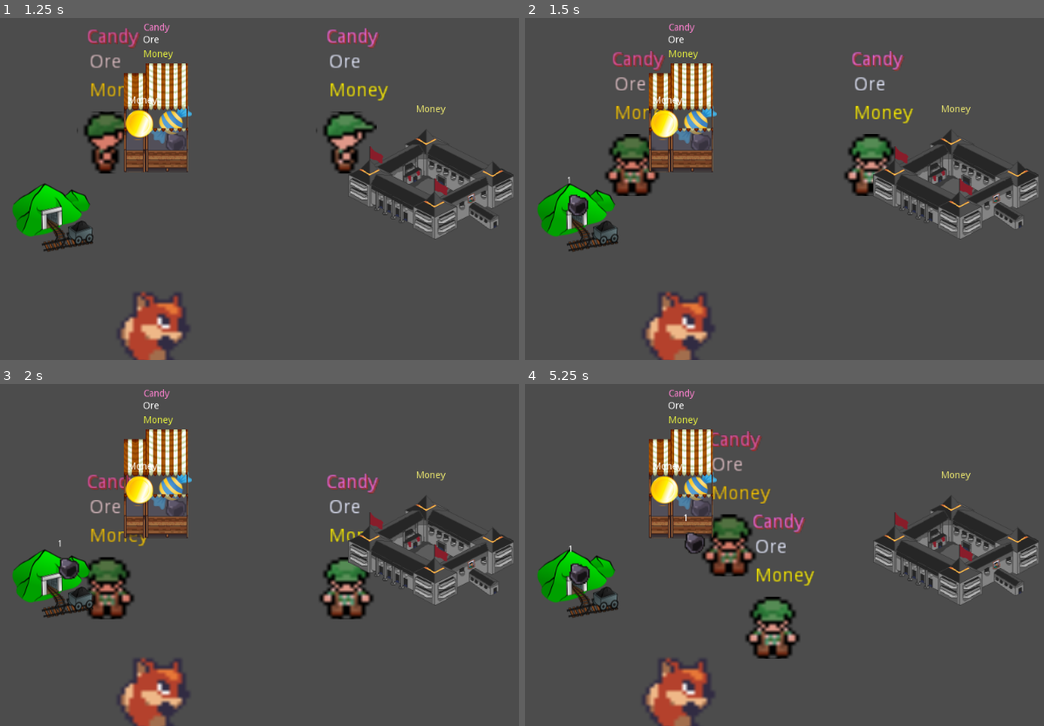
Above: before the commit, frames 1-4 (two rows, left to right).
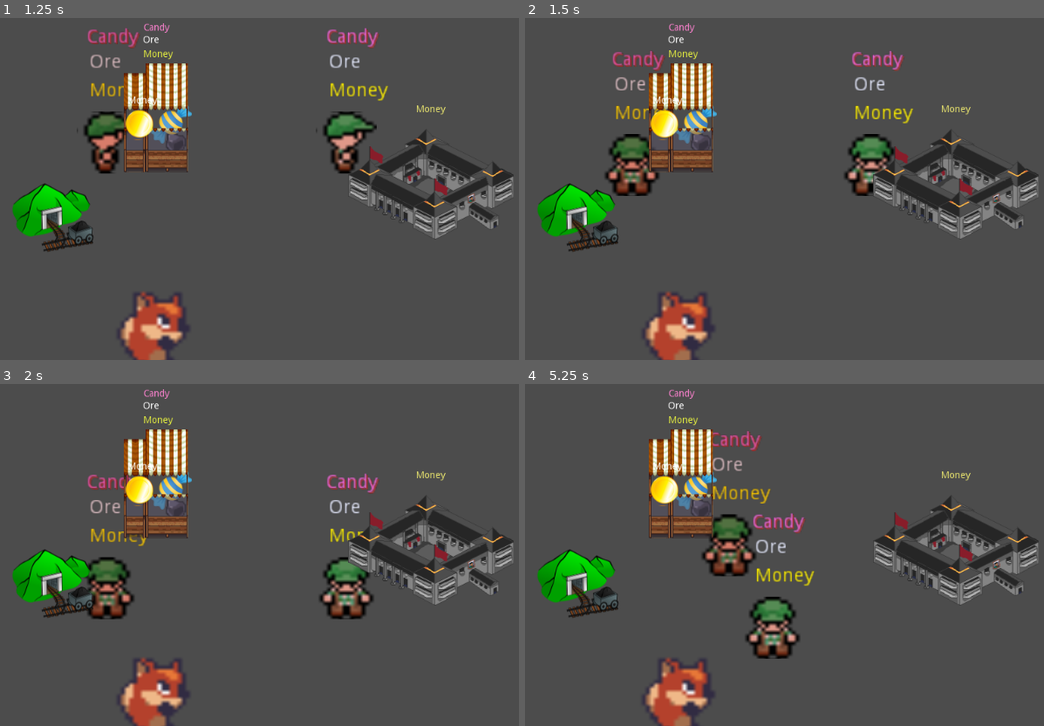
Above: after the commit, the same moments.

Repository: carlostgit/taxes
Game: Godot game, scene res://Node2D.tscn
Two runs of this game, one before a commit and one after it. Both use one fixed random seed, a clock stepped at 60 frames per second and the inputs below.
Inputs:
- Up to frame 1 (1.25 s): tap Enter at 0.5 s; hold Right (ui_right) from 0.53 s (still down)
- Up to frame 2 (1.5 s): release Right (ui_right) at 1.28 s; hold Down (ui_down) from 1.28 s (still down)
- Up to frame 3 (2 s): keep holding Down (ui_down)
- Up to frame 4 (5.25 s): release Down (ui_down) at 2.03 s; hold Right (ui_right) 2.03-2.78 s; hold Up (ui_up) 2.78-3.53 s; hold Left (ui_left) 3.53-5.03 s; hold Down (ui_down) from 5.03 s (still down)

Frame 1 is identical in both runs. In frame 2, 0.2% of the frame differs, in the area x 8-13%, y 46-58%; in frame 3, 0.2%; in frame 4, 0.4%, in the area x 8-35%, y 38-59%.

Commit message:
Se añade un recuento de lo recaudado, y el mineral extraido

Diff:
--- /dev/null
+++ b/Area2D_mine.gd
@@ -0,0 +1,39 @@
+extends Area2D
+
+# Declare member variables here. Examples:
+# var a = 2
+# var b = "text"
+
+export (NodePath) var _node_path_worker
+
+const MyArea2D_oreResource = preload("res://Area2D_ore.tscn")
+
+# Called when the node enters the scene tree for the first time.
+func _ready():
+	pass # Replace with function body.
+
+# Called every frame. 'delta' is the elapsed time since the previous frame.
+func _process(delta):
+	if Input.is_action_just_pressed("ui_down"):
+		send_ore_to_worker(1)
+
+func set_ore(var value_arg):
+	$Label_ore.set_text(str(value_arg))
+
+func get_ore():
+	var value_text = $Label_ore.get_text()
+	var value = float(value_text)
+	return value
+
+func add_ore(var value_arg):
+	var value = get_ore()
+	set_ore(value+value_arg)
+
+
+func send_ore_to_worker(var amount_arg):
+	var ore = MyArea2D_oreResource.instance()
+	self.get_parent().add_child(ore)
+	var destiny = get_node(_node_path_worker)
+	ore.set_origin_destiny(self.get_node("."),destiny)
+	ore.set_value(amount_arg)
+	add_ore(-amount_arg)
--- a/Node2D.gd
+++ b/Node2D.gd
@@ -25,15 +25,15 @@
 #	if Input.is_action_just_pressed("ui_left"):
 #		$KinematicBody2D_worker.send_money(1.0,$StaticBody2D_shop)
 #
-	if Input.is_action_just_pressed("ui_down"):
-		var ore = MyArea2D_oreResource.instance()
-		add_child(ore)
-		ore.set_origin_destiny($Area2D_mine,$KinematicBody2D_worker)
-		ore.set_value(1.0)
-
+#	if Input.is_action_just_pressed("ui_down"):
+#		var ore = MyArea2D_oreResource.instance()
+#		add_child(ore)
+#		ore.set_origin_destiny($Area2D_mine,$KinematicBody2D_worker)
+#		ore.set_value(1.0)
+#
 #	if Input.is_action_just_pressed("ui_right"):
 #		$KinematicBody2D_worker.send_ore(1.0,$StaticBody2D_shop)
-
+	pass
 
 func _on_Area2D_mine_body_entered(body):
 #	print ("Body entered. Body name")
--- a/StaticBody2D_government.gd
+++ b/StaticBody2D_government.gd
@@ -31,6 +31,22 @@
 	var value = get_money()
 	set_money(value+value_arg)
 
+	if(value_arg>0):
+		add_collected(value_arg)
+
+func set_collected(var value_arg):
+	$Label_collected.set_text(str(value_arg))
+
+func get_collected():
+	var value_text = $Label_collected.get_text()
+	var value = float(value_text)
+	return value
+
+func add_collected(var value_arg):
+	var value = get_collected()
+	set_collected(value+value_arg)
+
+
 func hit_money(var value_arg, var origin_arg, var destiny_arg):
 	add_money(value_arg)
 
Not shown, added: export_presets.cfg
